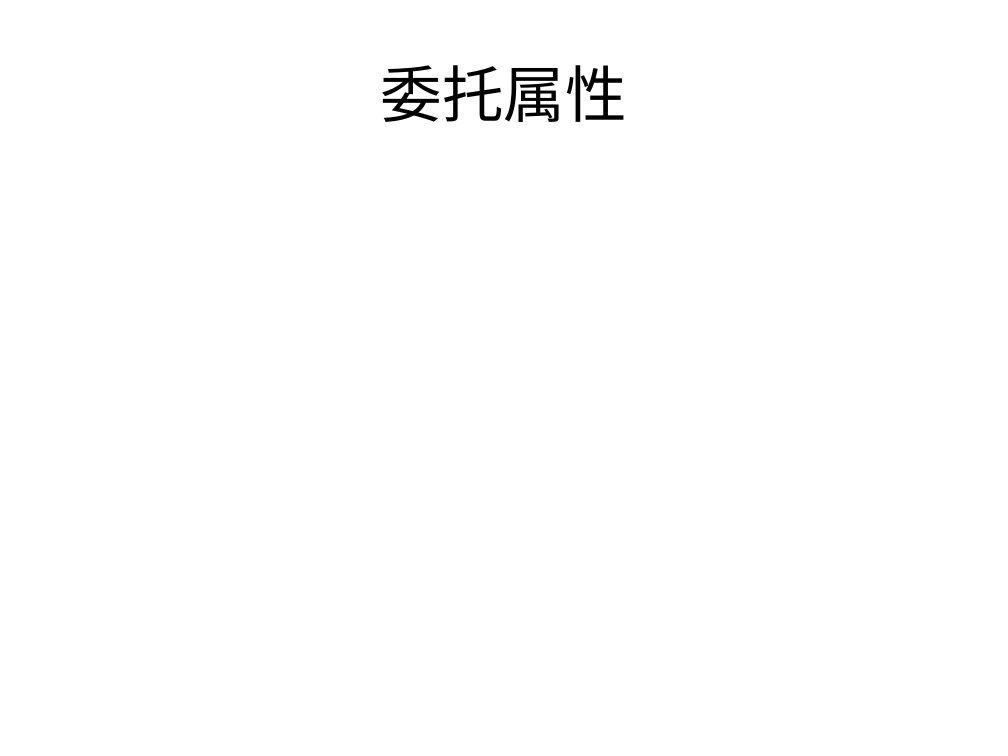
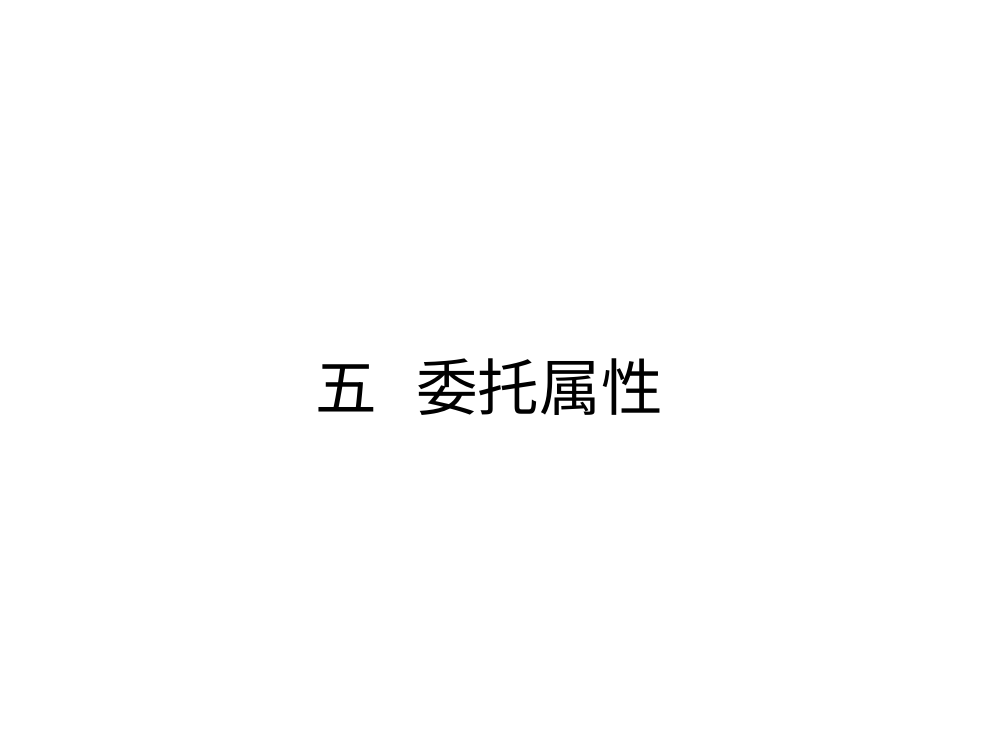
Before and after one commit to zxf2871/KotlinStudy, a slide deck: slide 29 of Kotlin初探.pptx (slide 28 before the commit). Drawn at 1008x756 pixels with LibreOffice and Linux fonts; fonts in the diff are those of the drawing. Boxes give left, top, right and bottom in pixels: in the first picture for what was removed or moved away, otherwise in the second. Text is boxed around its words. In the diff, an @@ line names an element or a change of style, - is before the commit and + after.

```diff
--- a/Kotlin初探.pptx
+++ b/Kotlin初探.pptx
@@ title at (316, 358, 662, 415): text changed @@
-委托属性
+五 委托属性
```
Also in this commit, not shown: 11 other slides changed, 4 slides added, 1 slide removed, 1 other file.
